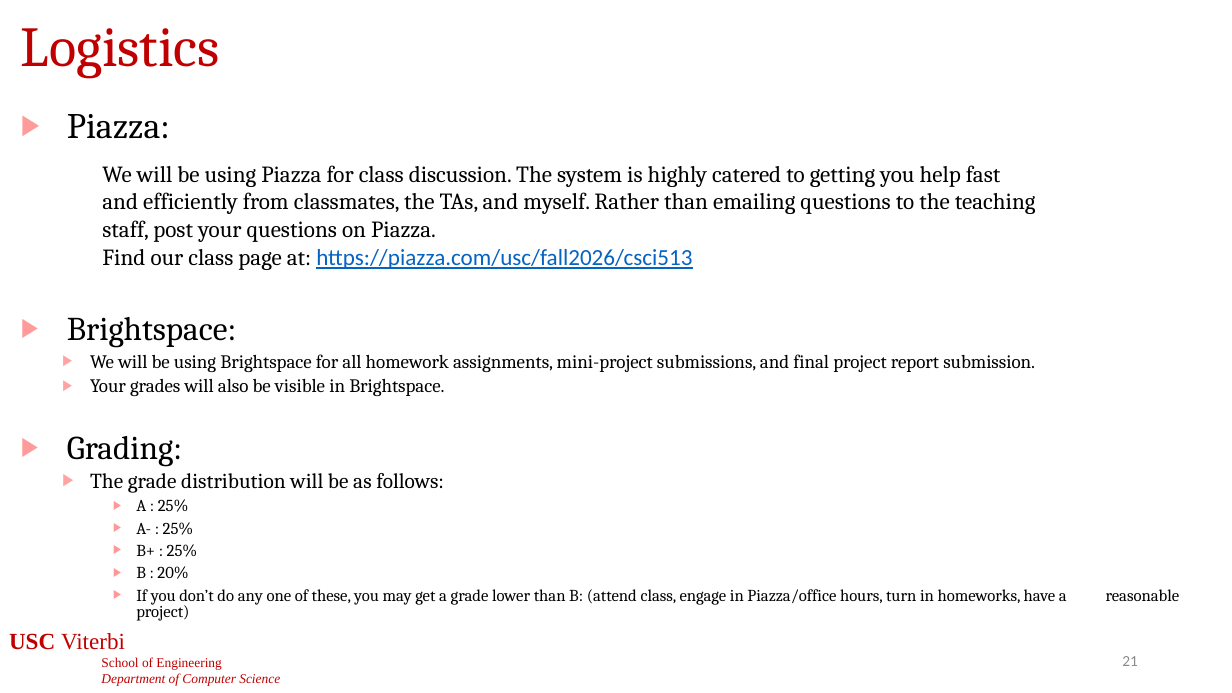
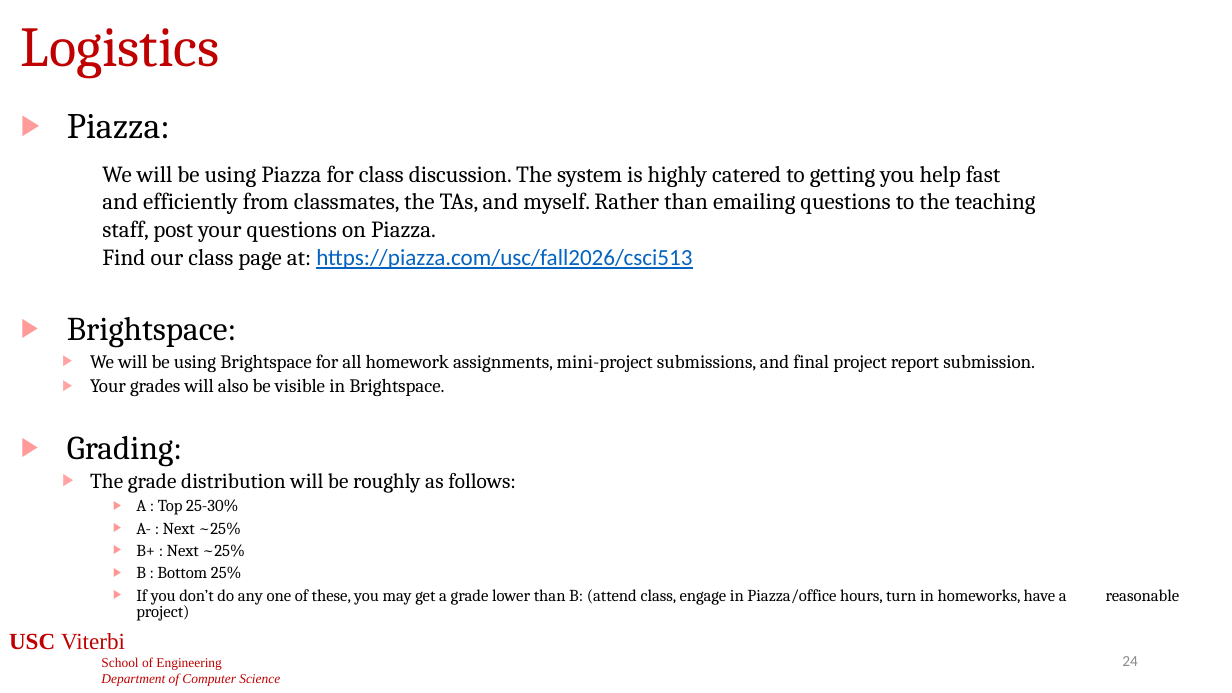
Before and after one commit to jdeshmukh/jdeshmukh.github.io, a slide deck: slide 24 of teaching/cs513-autocps-fall-2026/slides/1-CourseIntro.pptx (slide 21 before the commit). Drawn at 1232x693 pixels with LibreOffice and Linux fonts; fonts in the diff are those of the drawing; background and template pictures are left out. Boxes give left, top, right and bottom in pixels: in the first picture for what was removed or moved away, otherwise in the second. Text is boxed around its words. In the diff, an @@ line names an element or a change of style, - is before the commit and + after.

Commit message:
stuff

```diff
--- a/teaching/cs513-autocps-fall-2026/slides/1-CourseIntro.pptx
+++ b/teaching/cs513-autocps-fall-2026/slides/1-CourseIntro.pptx
@@ text at [90, 473, 516, 579]: text changed; size 16.6 to 12.9 pt @@
-  ▶ The grade distribution will be as follows:
-    ▶ A : 25%
-    ▶ A- : 25%
-    ▶ B+ : 25%
-    ▶ B : 20%
+  ▶ The grade distribution will be roughly as follows:
+    ▶ A : Top 25-30%
+    ▶ A- : Next ~25%
+    ▶ B+ : Next ~25%
+    ▶ B : Bottom 25%
@@ page number at [1122, 656, 1138, 666]: text changed @@
-21
+24
```
Also in this commit, not shown: 1 other slide changed, 3 slides added.
